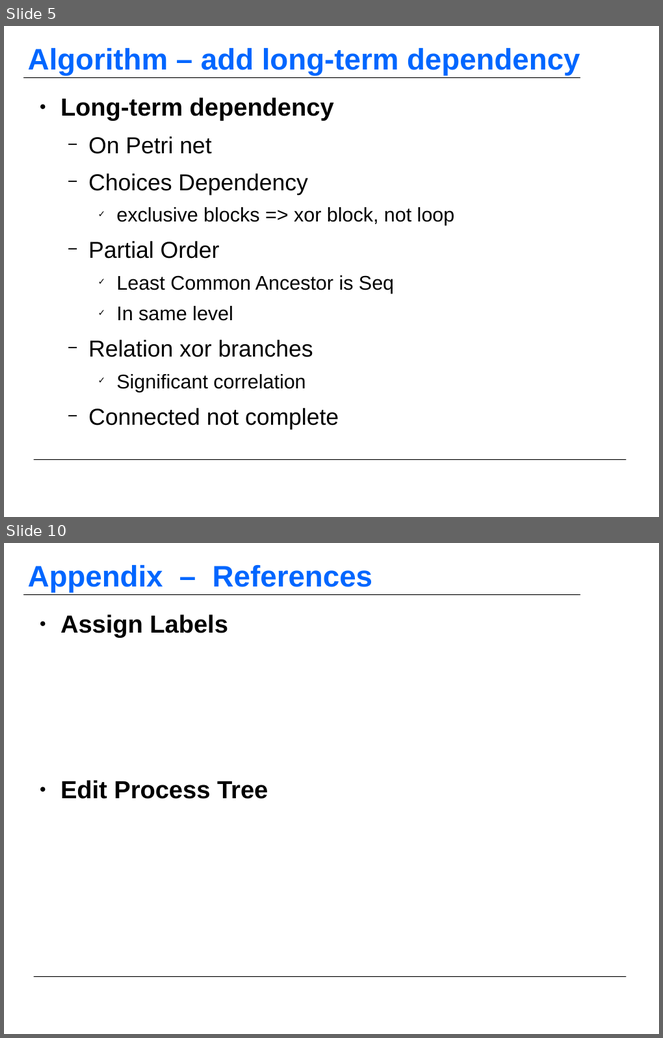
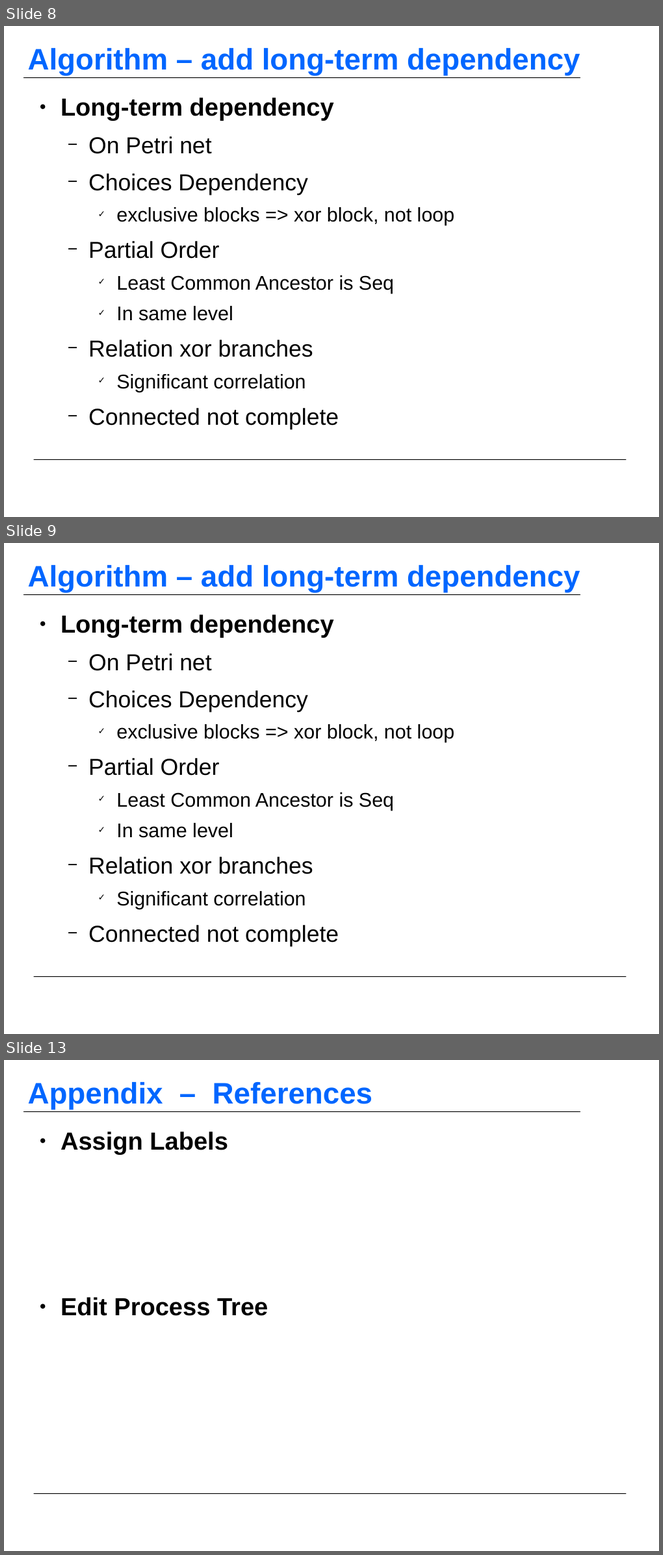
Before and after one commit to KFDing/masterthesis, a slide deck: official_report/MasterThesis_Report_Final_01.odp. Shown one above the other, each under a label of ours: slides 5 and 10 before the commit, slides 8, 9 and 13 after it; the slides between them are not shown. The pictures are 663x1038 and 663x1555 pixels, drawn with LibreOffice and Linux fonts; fonts in the diff are those of the drawing; background and template pictures are left out. Boxes give left, top, right and bottom in pixels: in the first picture for what was removed or moved away, otherwise in the second. Text is boxed around its words. In the diff, an @@ line names an element or a change of style, - is before the commit and + after.

```diff
--- a/official_report/MasterThesis_Report_Final_01.odp
+++ b/official_report/MasterThesis_Report_Final_01.odp
@@ slide 9 added at (4,543,659,1034), background #FFFFFF; not listed: 2 template elements that a slide beside it also shows @@
@@ title added at (28,565,581,592), 36 pt, text #0066FF, bold @@
+Algorithm – add long-term dependency
@@ text added at (61,615,455,947), 24 pt, text #000000 @@
+● Long-term dependency
+  − On Petri net
+  − Choices Dependency
+    ✓ exclusive blocks => xor block, not loop
+  − Partial Order
+    ✓ Least Common Ancestor is Seq
+    ✓ In same level
+  − Relation xor branches
+    ✓ Significant correlation
+  − Connected not complete
@@ what was slide 5 is now slide 8 @@
@@ what was slide 10 is now slide 13 @@
```
Also in this commit, not shown: 5 slides changed, 2 other slides added, 2 other files.
